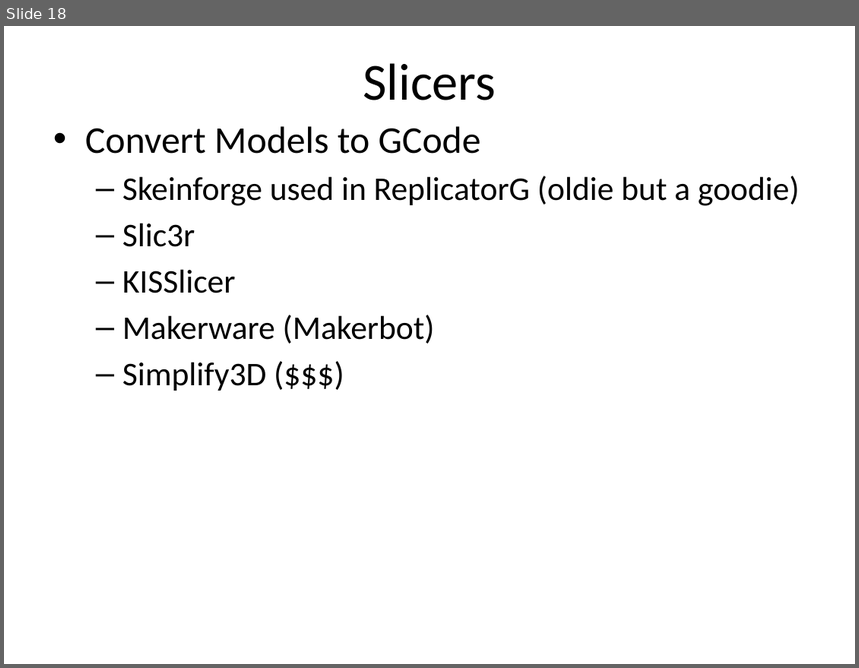
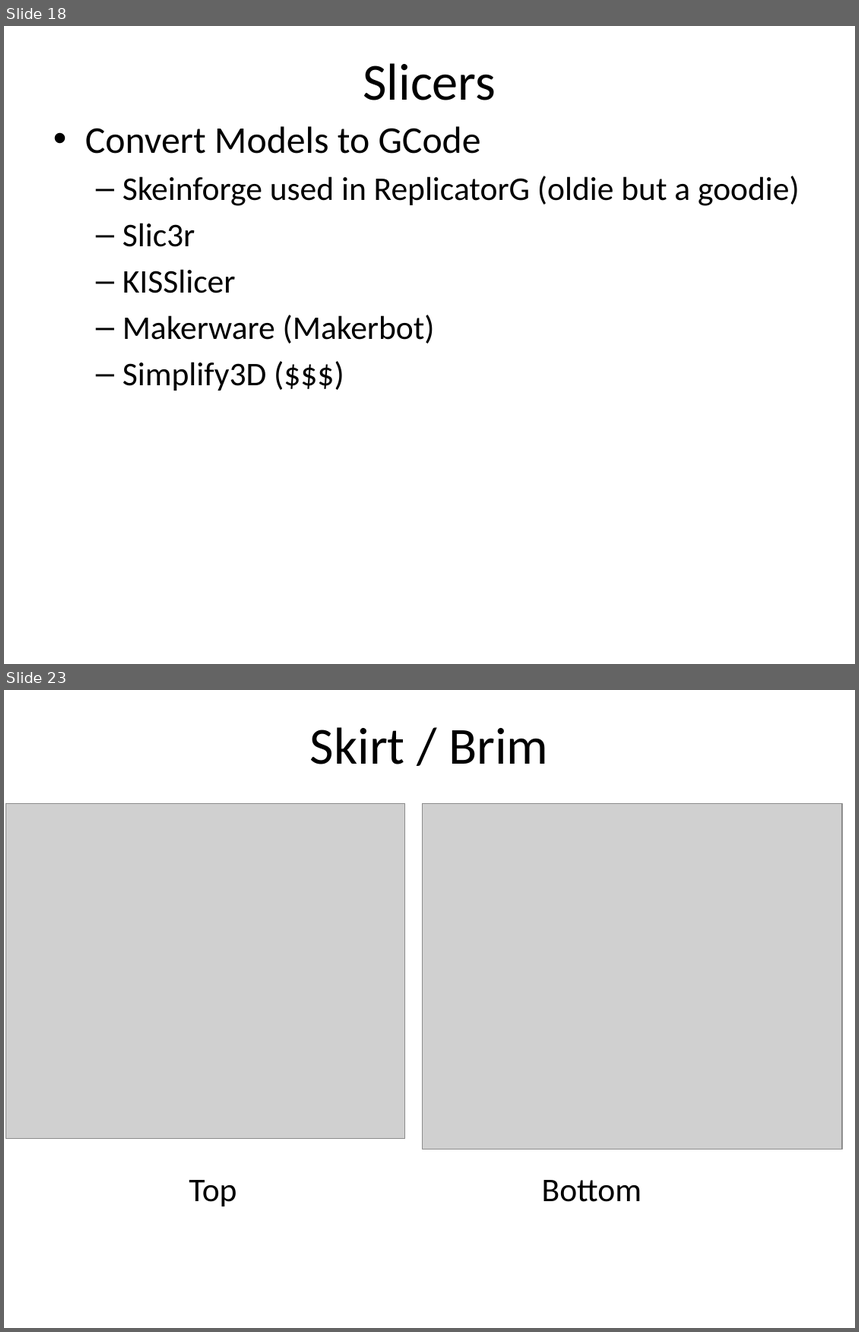
Before and after one commit to dykebert/GDI_3D_Printing_Intro, a slide deck: Introduction to 3D Printing.pptx. Shown one above the other, each under a label of ours: slide 18 before the commit, slides 18 and 23 after it; the slides between them are not shown. The pictures are 859x668 and 859x1332 pixels, drawn with LibreOffice and Linux fonts; fonts in the diff are those of the drawing; grey boxes stand for pictures. Boxes give left, top, right and bottom in pixels: in the first picture for what was removed or moved away, otherwise in the second. Text is boxed around its words. In the diff, an @@ line names an element or a change of style, - is before the commit and + after.

```diff
--- a/Introduction to 3D Printing.pptx
+++ b/Introduction to 3D Printing.pptx
@@ slide 23 added at bbox=[4, 690, 855, 1328], background #FFFFFF @@
@@ title added at bbox=[310, 727, 548, 764], 44 pt, text #000000 @@
+Skirt / Brim
@@ picture added at bbox=[6, 803, 405, 1138] @@
@@ picture added at bbox=[423, 803, 842, 1150] @@
@@ text added at bbox=[189, 1180, 237, 1207], 28 pt, text #000000 @@
+Top
@@ text added at bbox=[542, 1180, 642, 1202], 28 pt, text #000000 @@
+Bottom
```
Also in this commit, not shown: 2 slides changed, 3 other slides added.
